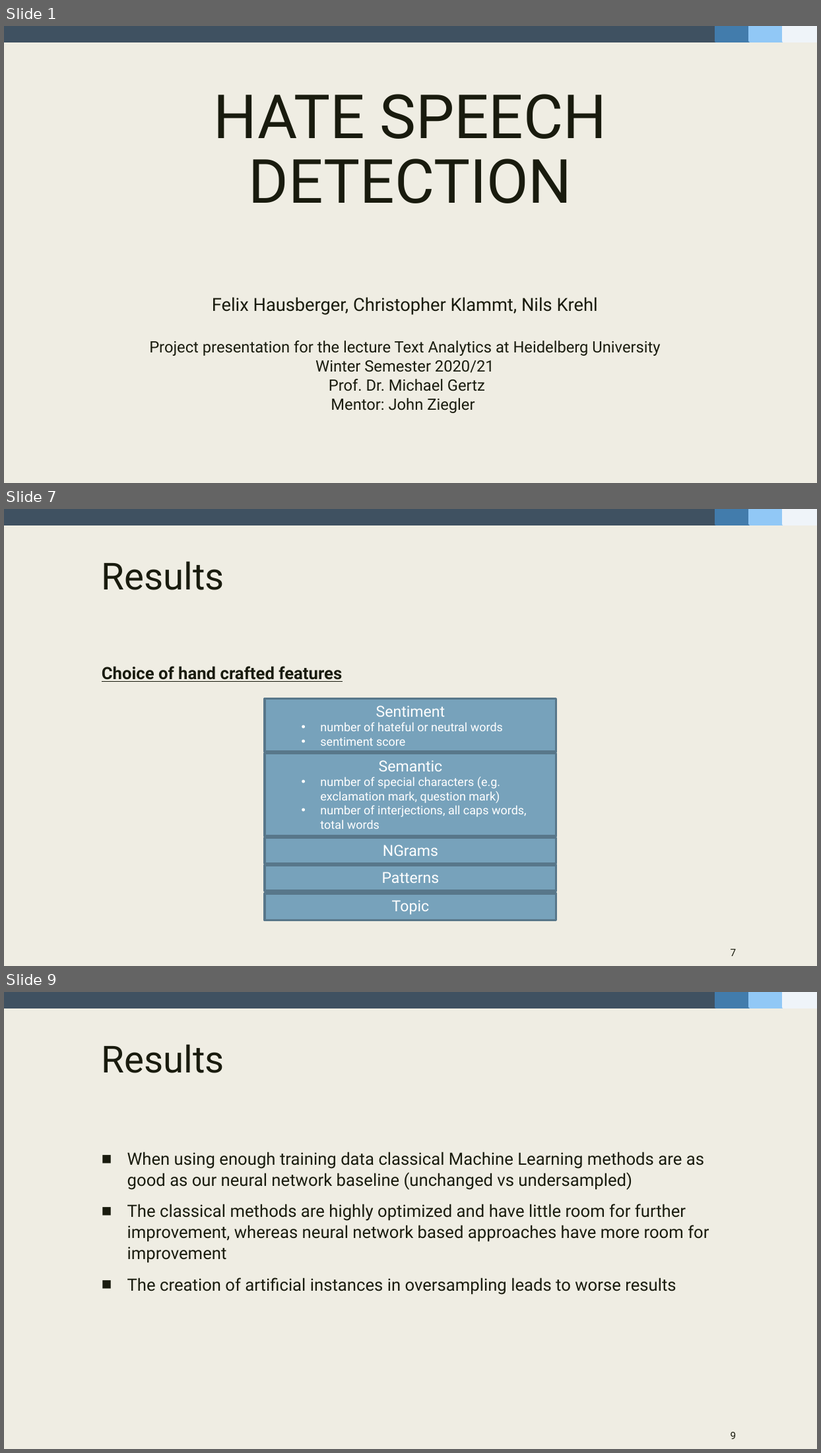
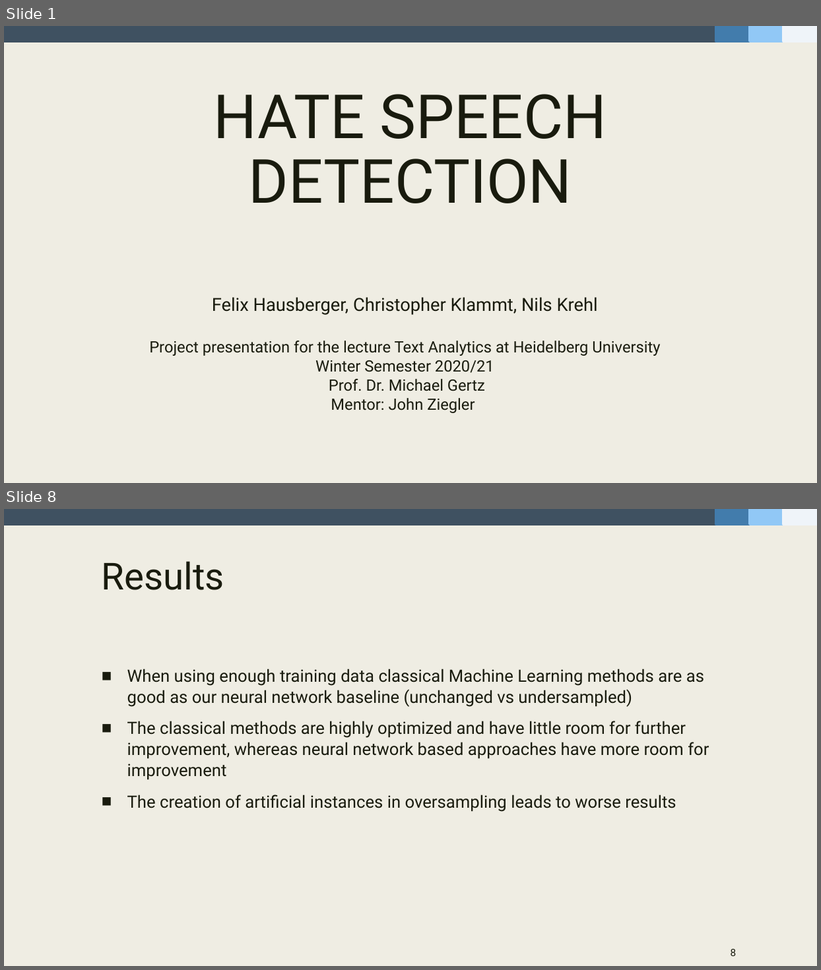
Before and after one commit to fidsusj/HateSpeechDetection, a slide deck: docs/presentation/presentation-slides.pptx. Shown one above the other, each under a label of ours: slides 1, 7 and 9 before the commit, slides 1 and 8 after it; the slides between them are not shown. The pictures are 821x1453 and 821x970 pixels, drawn with LibreOffice and Linux fonts; fonts in the diff are those of the drawing. Boxes give left, top, right and bottom in pixels: in the first picture for what was removed or moved away, otherwise in the second. Text is boxed around its words. In the diff, an @@ line names an element or a change of style, - is before the commit and + after.

```diff
--- a/docs/presentation/presentation-slides.pptx
+++ b/docs/presentation/presentation-slides.pptx
@@ slide 7 removed at (4,509,817,966), background #EFEDE3; not listed: 4 template elements that a slide beside it also shows @@
@@ title removed at (102,561,224,590) @@
-Results
@@ text removed at (102,666,342,682) @@
-Choice of hand crafted features
@@ rectangle removed at (265,698,556,752) @@
-Sentiment
-  • number of hateful or neutral words
-  • sentiment score
@@ rectangle removed at (265,754,556,836) @@
-Semantic
-  • number of special characters (e.g. exclamation mark, question mark)
-  • number of interjections, all caps words, total words
@@ rectangle removed at (265,838,556,863) @@
-NGrams
@@ rectangle removed at (265,865,556,891) @@
-Patterns
@@ rectangle removed at (265,894,556,921) @@
-Topic
@@ page number removed at (731,949,737,956) @@
-7
@@ what was slide 9 is now slide 8 @@
@@ page number at (731,949,737,956): text changed @@
-9
+8
```
Also in this commit, not shown: 5 slides changed, 3 slides added, 2 other slides removed, 3 other files.
